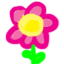
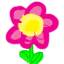
Layer changes from the first 64 x 64 image to the second:
painted on "Layer 1" over [13, 18, 50, 64]
added layer "Layer 11" above "Layer 2" over [19, 8, 45, 64]
